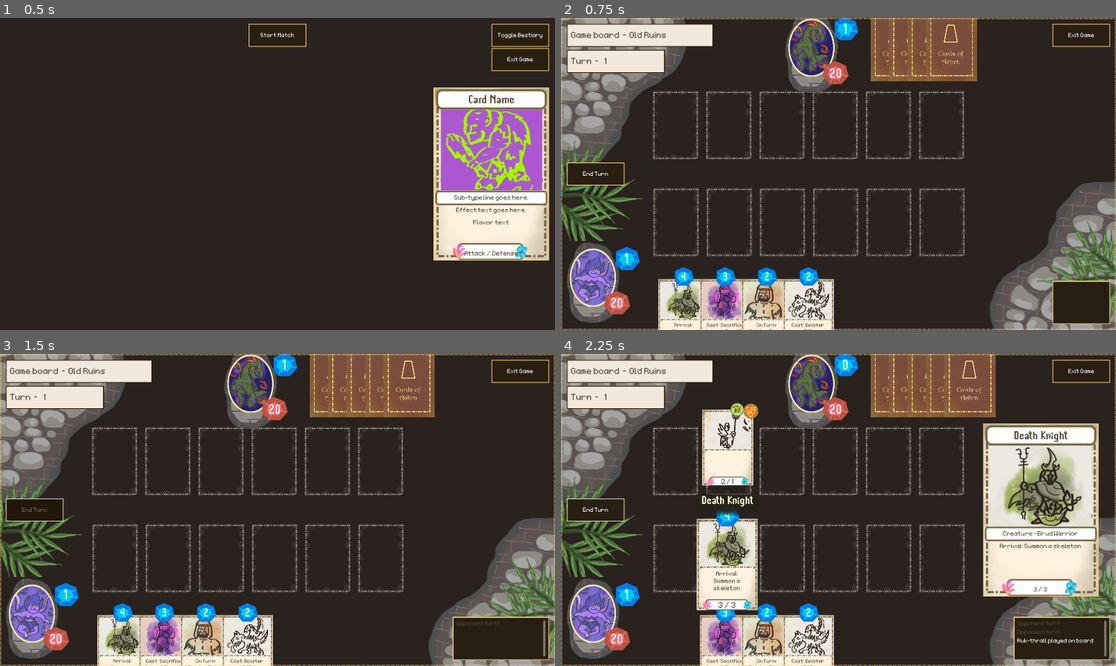
Above: before the commit, frames 1-4 (two rows, left to right).
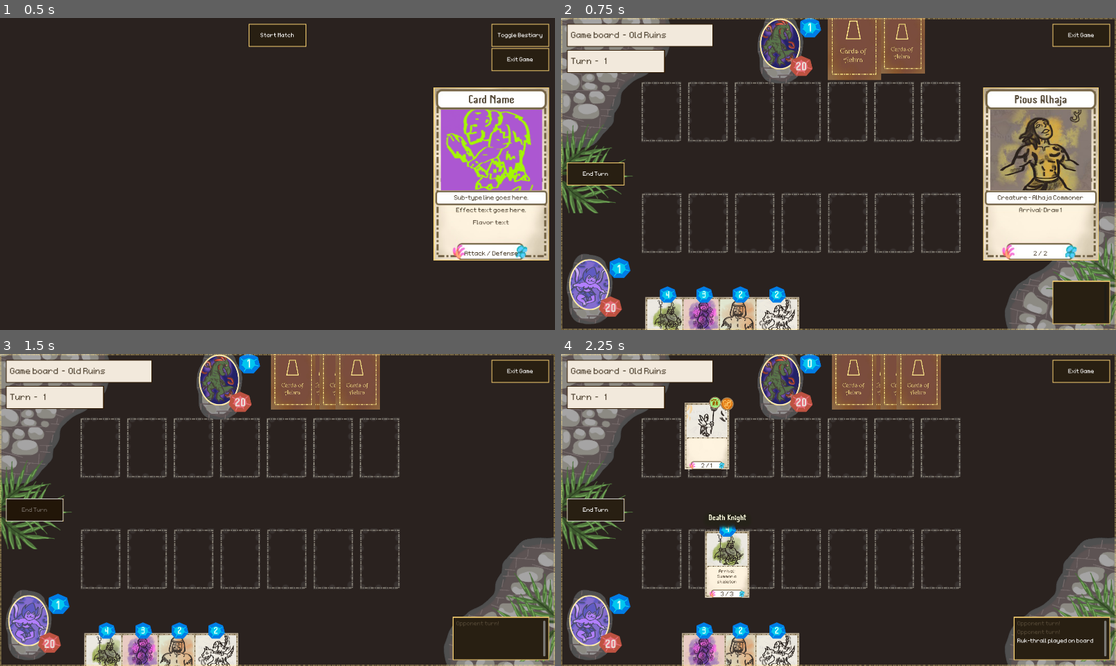
Above: after the commit, the same moments.

Repository: OttoElomaa/Godot-4-Ogre-Card-Game
Game: Godot game, scene res://GameScenes/MainMenu.tscn
The game is run twice, just before and just after one commit, with the same random seed, the same clock (stepped at 60 frames per second) and the same inputs.
Inputs (mouse positions are in pixels of both pictures, inside the frame that each line leads up to):
- Up to frame 1 (0.5 s): no input
- Up to frame 2 (0.75 s): click (838, 36) at 0.5 s
- Up to frame 3 (1.5 s): click (33, 510) at 1.25 s
- Up to frame 4 (2.25 s): tap Enter at 2 s; drag from (683, 653) to (816, 385) at 2.02 s

Frame 1 is identical in both runs. In frame 2, 37% of the frame differs, in the area x 0-100%, y 0-100%; in frame 3, 27%; in frame 4, 40%.

Commit message:
Small/Visual - Gameboard: Added seventh board slot, zoomed camera out by 0.1

Diff:
--- a/GameScenes/GameBoard.tscn
+++ b/GameScenes/GameBoard.tscn
@@ -128,7 +128,7 @@
 [node name="Portraits" type="Node2D" parent="."]
 
 [node name="PlayerSprite" type="Sprite2D" parent="Portraits"]
-position = Vector2(138, 1126)
+position = Vector2(140.5, 1321)
 texture = ExtResource("3_1phva")
 
 [node name="EnemySprite" type="Sprite2D" parent="Portraits"]
@@ -136,7 +136,7 @@
 texture = ExtResource("4_1qylb")
 
 [node name="PlayerResourceHolderSprite" type="Sprite2D" parent="Portraits"]
-position = Vector2(189, 1141)
+position = Vector2(191.5, 1336)
 texture = ExtResource("5_4lnmq")
 
 [node name="EnemyResourceHolderSprite2" type="Sprite2D" parent="Portraits"]
@@ -145,10 +145,10 @@
 
 [node name="PlayerHealthLabel" type="Label" parent="Portraits"]
 texture_filter = 1
-offset_left = 213.0
-offset_top = 1208.0
-offset_right = 269.0
-offset_bottom = 1265.0
+offset_left = 217.0
+offset_top = 1409.0
+offset_right = 273.0
+offset_bottom = 1466.0
 text = "99"
 label_settings = ExtResource("6_r88d6")
 horizontal_alignment = 1
@@ -165,10 +165,10 @@
 
 [node name="PlayerManaLabel" type="Label" parent="Portraits"]
 texture_filter = 1
-offset_left = 255.0
-offset_top = 1016.0
-offset_right = 312.0
-offset_bottom = 1073.0
+offset_left = 259.0
+offset_top = 1217.0
+offset_right = 316.0
+offset_bottom = 1274.0
 text = "88"
 label_settings = ExtResource("7_vfgb4")
 horizontal_alignment = 1
@@ -201,7 +201,7 @@
 texture = ExtResource("8_mj3e8")
 
 [node name="LowerCornerDecor" type="Sprite2D" parent="Visuals/Scenery"]
-position = Vector2(2090, 1008)
+position = Vector2(2430, 1208)
 texture = ExtResource("9_nxc8c")
 
 [node name="Leaves" type="Sprite2D" parent="Visuals/Scenery"]
@@ -209,7 +209,7 @@
 texture = ExtResource("10_223y2")
 
 [node name="Leaves2" type="Sprite2D" parent="Visuals/Scenery"]
-position = Vector2(2211, 1071)
+position = Vector2(2551, 1271)
 texture = ExtResource("11_0xags")
 
 [node name="YourTurnPopup" type="Node2D" parent="Visuals"]
@@ -293,7 +293,7 @@
 [node name="EnemyBoard" type="Node2D" parent="CardsManager"]
 
 [node name="PlayerHandPosition" type="Marker2D" parent="CardsManager"]
-position = Vector2(530, 1295)
+position = Vector2(527, 1544)
 
 [node name="EnemyHandPosition" type="Marker2D" parent="CardsManager"]
 position = Vector2(1449, 109)
@@ -307,22 +307,25 @@
 z_index = -1
 
 [node name="TableCardSlot" parent="PlayerSlots" instance=ExtResource("16_8xajj")]
-position = Vector2(498, 884)
+position = Vector2(498, 1014)
 
 [node name="TableCardSlot2" parent="PlayerSlots" instance=ExtResource("16_8xajj")]
-position = Vector2(728, 884)
+position = Vector2(728, 1014)
 
 [node name="TableCardSlot3" parent="PlayerSlots" instance=ExtResource("16_8xajj")]
-position = Vector2(958, 884)
+position = Vector2(958, 1014)
 
 [node name="TableCardSlot4" parent="PlayerSlots" instance=ExtResource("16_8xajj")]
-position = Vector2(1188, 884)
+position = Vector2(1188, 1014)
 
 [node name="TableCardSlot5" parent="PlayerSlots" instance=ExtResource("16_8xajj")]
-position = Vector2(1418, 884)
+position = Vector2(1418, 1014)
 
 [node name="TableCardSlot6" parent="PlayerSlots" instance=ExtResource("16_8xajj")]
-position = Vector2(1648, 884)
+position = Vector2(1648, 1014)
+
+[node name="TableCardSlot7" parent="PlayerSlots" instance=ExtResource("16_8xajj")]
+position = Vector2(1878, 1014)
 
 [node name="EnemySlots" type="Node2D" parent="."]
 z_index = -1
@@ -344,6 +347,9 @@
 
 [node name="TableCardSlot6" parent="EnemySlots" instance=ExtResource("16_8xajj")]
 position = Vector2(1646, 464)
+
+[node name="TableCardSlot7" parent="EnemySlots" instance=ExtResource("16_8xajj")]
+position = Vector2(1876, 464)
 
 [node name="CanvasLayer" type="CanvasLayer" parent="."]
 
@@ -533,7 +539,7 @@
 
 [node name="Camera2D" type="Camera2D" parent="."]
 anchor_mode = 0
-zoom = Vector2(0.8, 0.8)
+zoom = Vector2(0.7, 0.7)
 
 [node name="ActionMenuCanvas" type="CanvasLayer" parent="."]
 
Not shown: 1 places in Cards/card.tscn that only renumber resources
Not shown: 1 places in GameScenes/GameBoard.tscn that only renumber resources
Not shown: 1 places in GameScenes/MainMenu.tscn that only renumber resources
